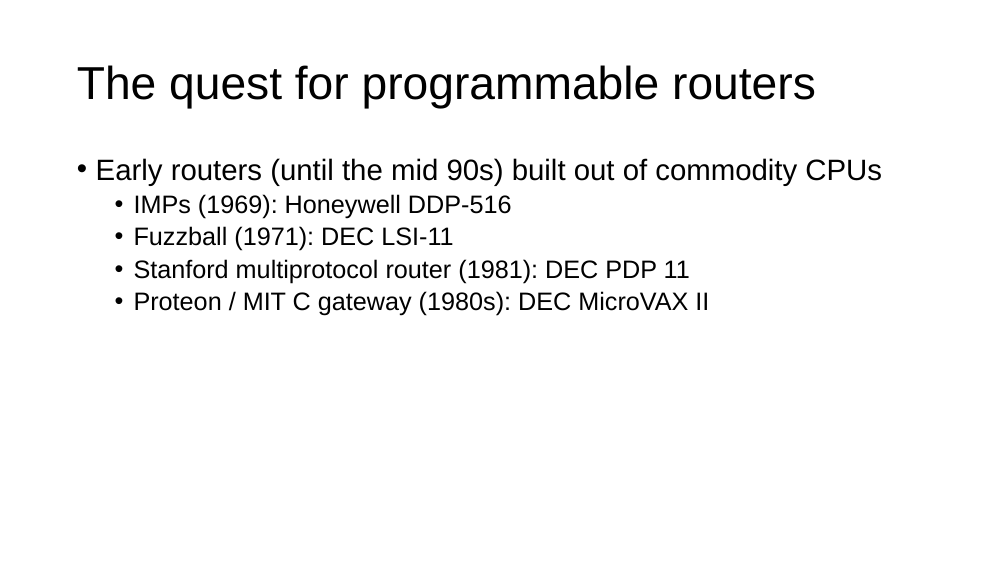
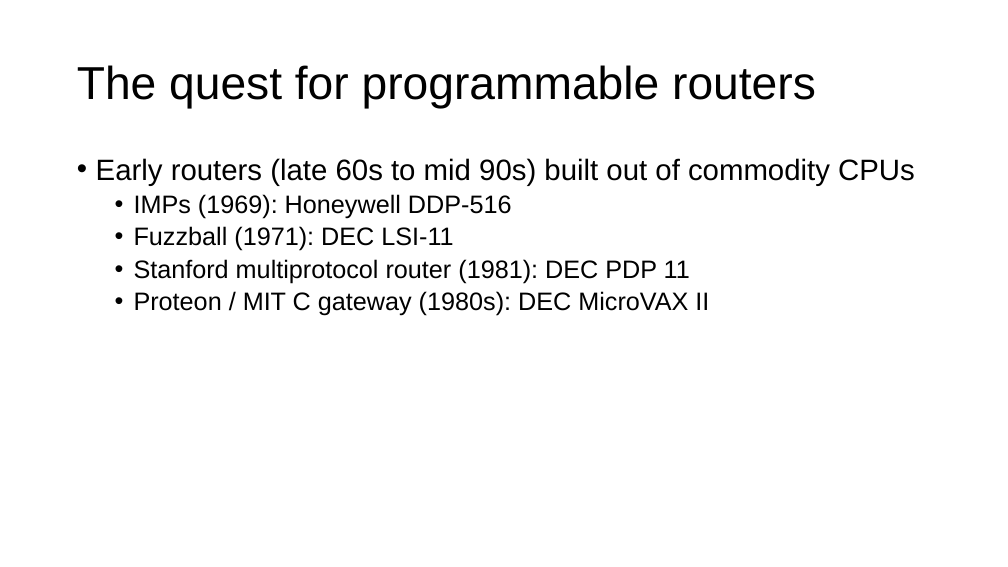
Before and after one commit to anirudhSK/pifo-domino-marple-ppts, a slide deck: slide 5 of domino_pifo.pptx. Drawn at 1008x567 pixels with LibreOffice and Linux fonts; fonts in the diff are those of the drawing. Boxes give left, top, right and bottom in pixels: in the first picture for what was removed or moved away, otherwise in the second. Text is boxed around its words. In the diff, an @@ line names an element or a change of style, - is before the commit and + after.

```diff
--- a/domino_pifo.pptx
+++ b/domino_pifo.pptx
@@ text at bbox=[96, 158, 915, 186]: text changed @@
-• Early routers (until the mid 90s) built out of commodity CPUs
+• Early routers (late 60s to mid 90s) built out of commodity CPUs
```
Also in this commit, not shown: 1 other slide changed.
